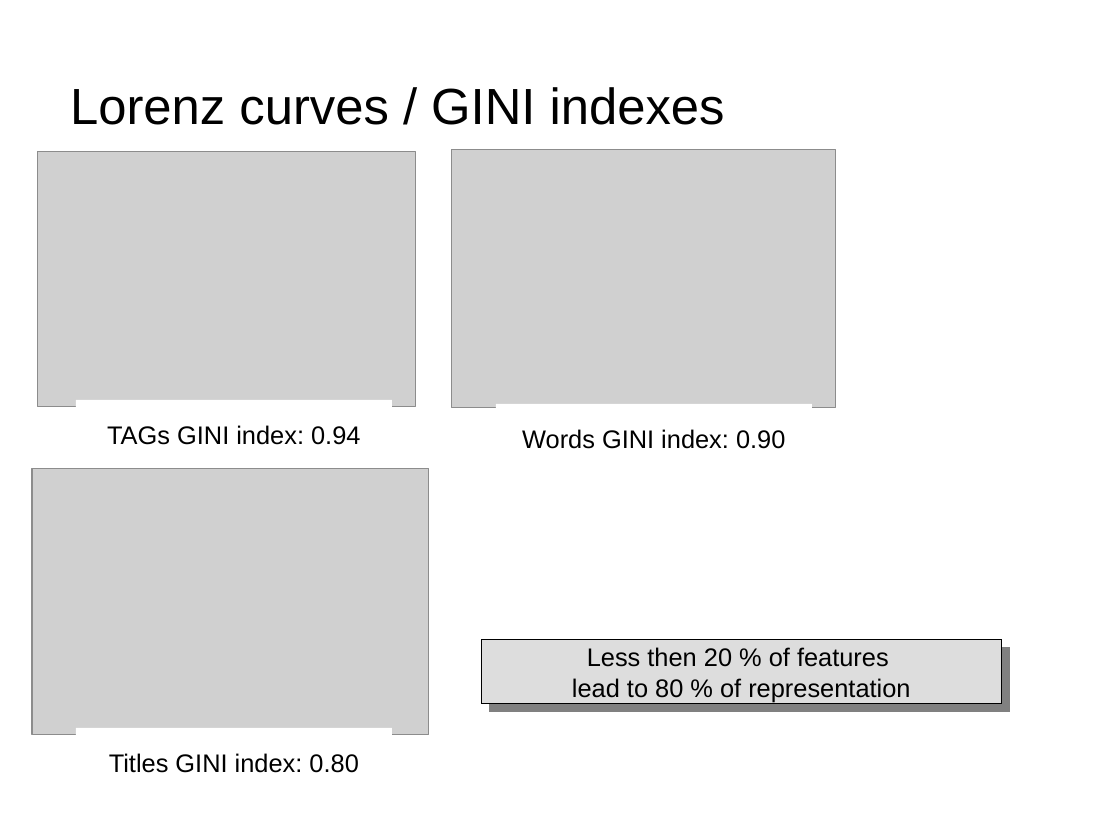
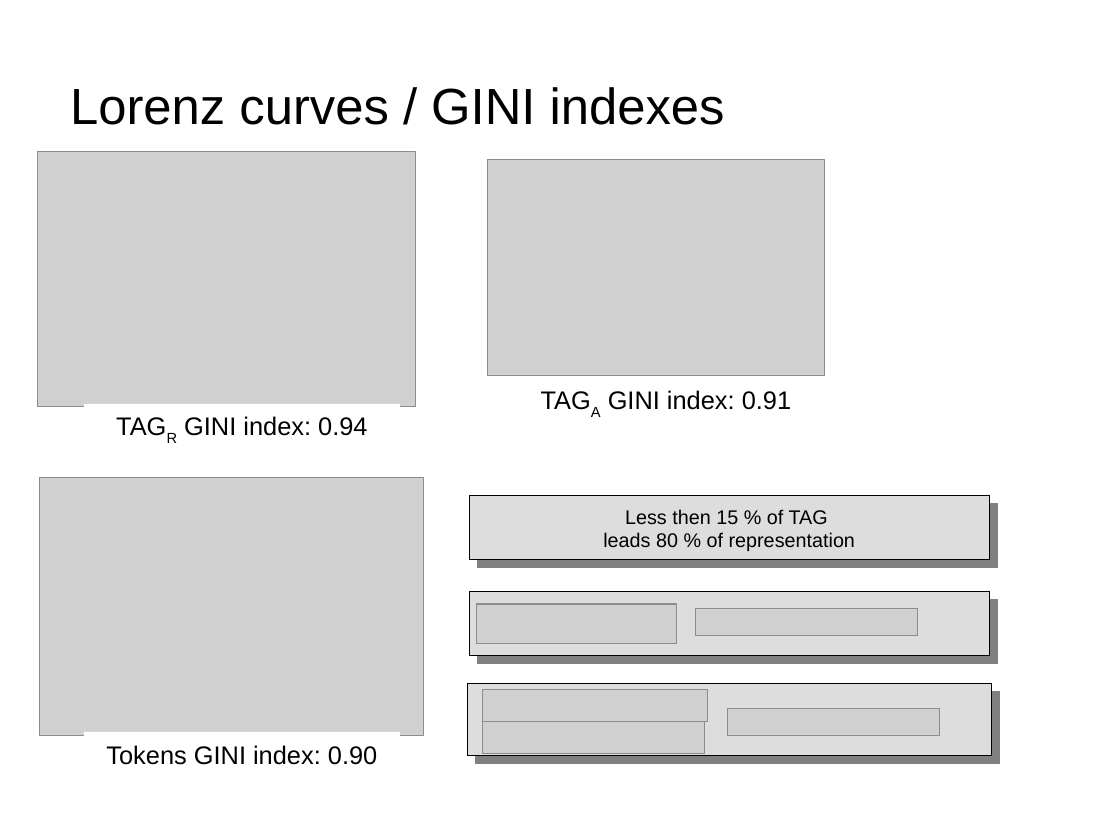
Before and after one commit to dataforcast/OC_Datascientist, a slide deck: slide 8 of P6/report/Openclassrooms_ParcoursDatascientist_P6-V1.odp (slide 5 before the commit). Drawn at 1120x840 pixels with LibreOffice and Linux fonts; fonts in the diff are those of the drawing; grey boxes stand for pictures; background and template pictures are left out. Boxes give left, top, right and bottom in pixels: in the first picture for what was removed or moved away, otherwise in the second. Text is boxed around its words. In the diff, an @@ line names an element or a change of style, - is before the commit and + after.

```diff
--- a/P6/report/Openclassrooms_ParcoursDatascientist_P6-V1.odp
+++ b/P6/report/Openclassrooms_ParcoursDatascientist_P6-V1.odp
@@ picture: place and size @@
-picture at <box>452,149,836,408</box>
+picture at <box>488,160,824,376</box>
@@ text "TAGA GINI index: 0.91": place and size @@
-text "TAGA GINI index: 0.91" at <box>496,405,812,473</box>
+text "TAGA GINI index: 0.91" at <box>608,390,791,410</box>
@@ rectangle "TAGR GINI index: 0.94": place and size @@
-rectangle "TAGR GINI index: 0.94" at <box>76,400,392,469</box>
+rectangle "TAGR GINI index: 0.94" at <box>84,405,400,452</box>
@@ text in rectangle at <box>184,416,367,436</box>: text changed @@
-TAGs GINI index: 0.94
+TAGR GINI index: 0.94
@@ text at <box>608,390,791,410</box>: text changed @@
-Words GINI index: 0.90
+TAGA GINI index: 0.91
@@ picture: place and size @@
-picture at <box>32,469,429,735</box>
+picture at <box>40,478,424,736</box>
@@ rectangle "Less then 15 % of ...": place and size @@
-rectangle "Less then 15 % of ..." at <box>482,640,1002,704</box>
+rectangle "Less then 15 % of ..." at <box>470,496,990,560</box>
@@ text in rectangle at <box>603,509,855,551</box>: text changed; size 18 to 14 pt @@
-Less then 20 % of features
-lead to 80 % of representation
+Less then 15 % of TAG
+leads 80 % of representation
@@ rectangle added at <box>470,593,990,657</box>, fill #DDDDDD, outline #000000 0 pt @@
@@ picture added at <box>477,604,677,643</box> @@
@@ picture added at <box>696,608,918,635</box> @@
@@ rectangle added at <box>469,684,993,756</box>, fill #DDDDDD, outline #000000 0 pt @@
@@ picture added at <box>483,689,708,721</box> @@
@@ picture added at <box>729,708,940,736</box> @@
@@ rectangle "Tokens GINI index: 0.90": place and size @@
-rectangle "Tokens GINI index: 0.90" at <box>76,729,392,797</box>
+rectangle "Tokens GINI index: 0.90" at <box>84,732,400,775</box>
@@ text in rectangle at <box>106,745,377,765</box>: text changed @@
-Titles GINI index: 0.80
+Tokens GINI index: 0.90
@@ picture added at <box>483,722,704,753</box> @@
```
Also in this commit, not shown: 18 other slides changed, 8 slides added, 3 slides removed, 9 other files.
